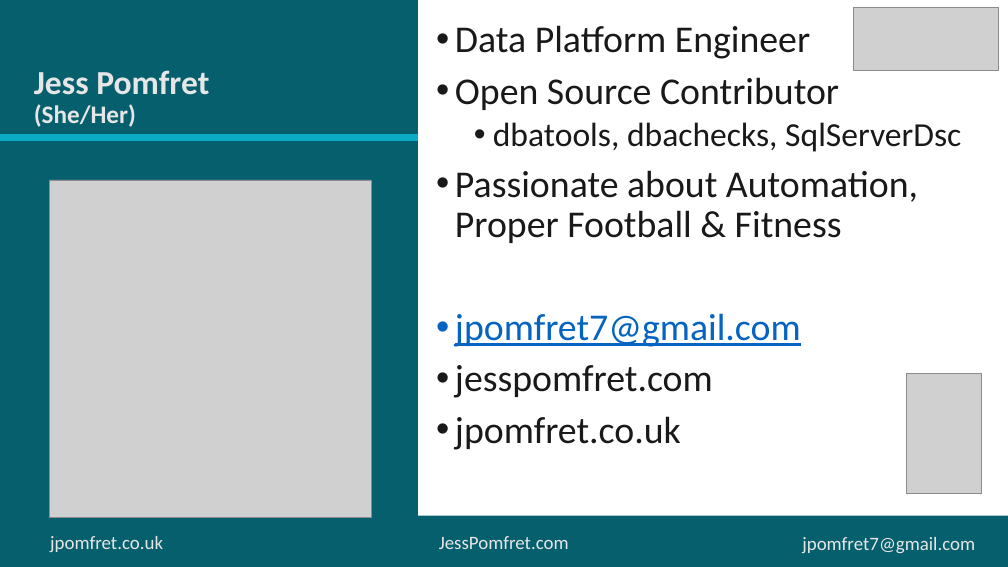
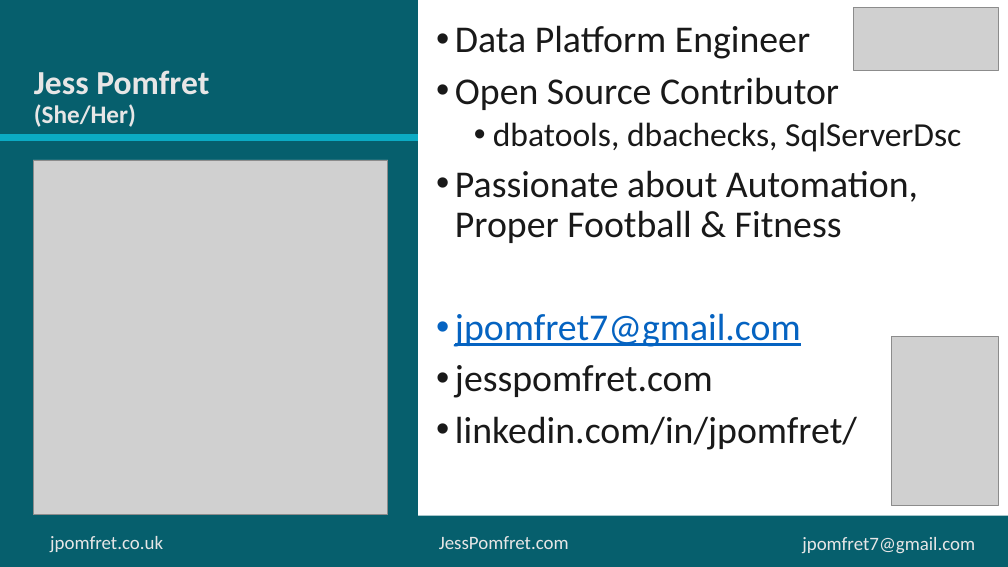
Before and after one commit to jpomfret/dbatools-MorningChecks, a slide deck: slide 2 of dbatools-MorningChecks.pptx. Drawn at 1008x567 pixels with LibreOffice and Linux fonts; fonts in the diff are those of the drawing; grey boxes stand for pictures; background and template pictures are left out. Boxes give left, top, right and bottom in pixels: in the first picture for what was removed or moved away, otherwise in the second. Text is boxed around its words. In the diff, an @@ line names an element or a change of style, - is before the commit and + after.

```diff
--- a/dbatools-MorningChecks.pptx
+++ b/dbatools-MorningChecks.pptx
@@ picture: place and size @@
-picture at box(50, 180, 371, 518)
+picture at box(33, 160, 388, 515)
@@ picture: place and size @@
-picture at box(907, 374, 982, 493)
+picture at box(892, 336, 999, 506)
@@ text at box(455, 416, 857, 450): text changed @@
-• jpomfret.co.uk
+• linkedin.com/in/jpomfret/
```
Also in this commit, not shown: 6 other slides changed, 3 slides added, 1 slide removed.
